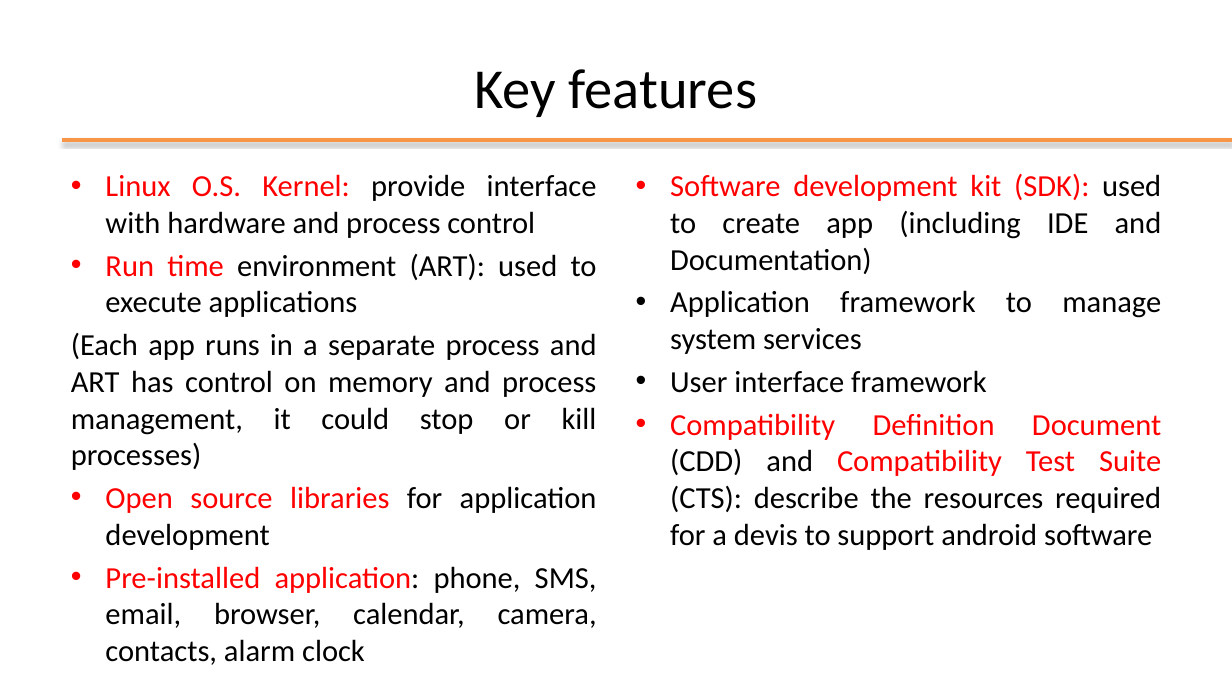
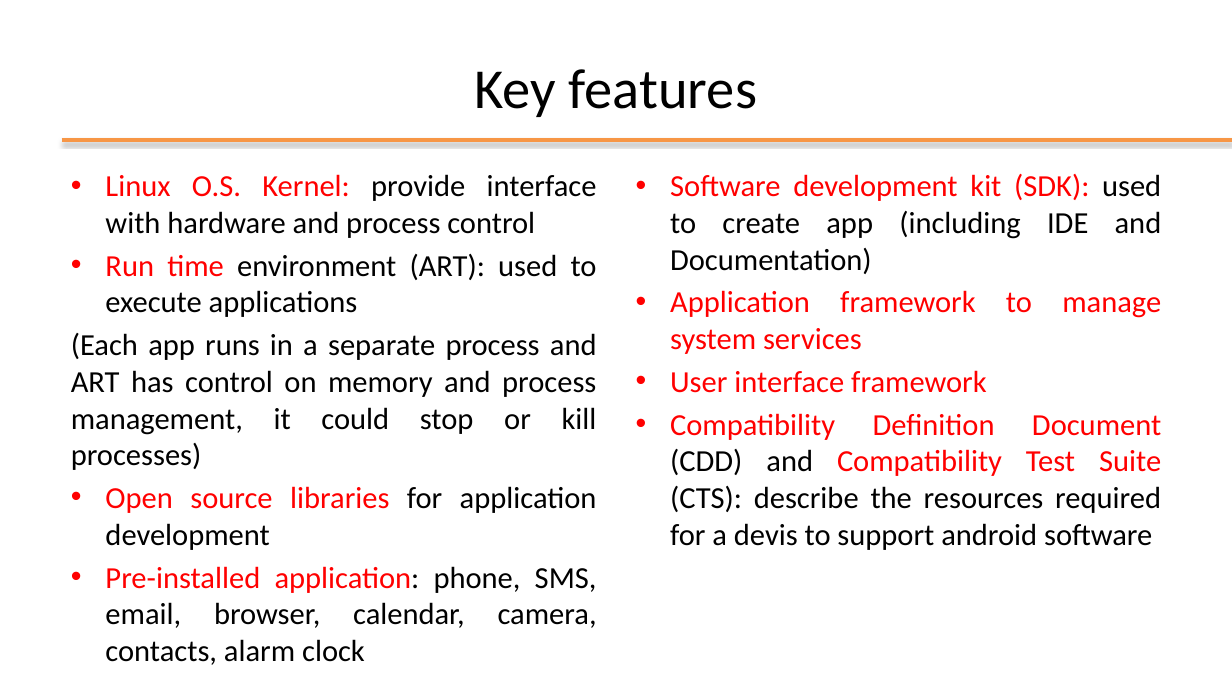
Before and after one commit to kevinmala00/ATTIVITA-PROGETTUALE, a slide deck: slide 5 of slides/01 - Android Introduction.pptx. Drawn at 1232x693 pixels with LibreOffice and Linux fonts; fonts in the diff are those of the drawing; background and template pictures are left out. Boxes give left, top, right and bottom in pixels: in the first picture for what was removed or moved away, otherwise in the second. Text is boxed around its words. In the diff, an @@ line names an element or a change of style, - is before the commit and + after.

Commit message:
M1 -> COMPLETED (add android libraries and adroid framework)

```diff
--- a/slides/01 - Android Introduction.pptx
+++ b/slides/01 - Android Introduction.pptx
@@ text at [670,290,1161,393]: text colour #000000 to #FF0000 in "Application framework to manage system services", "User interface framework" @@
```
Also in this commit, not shown: 2 other slides changed, 2 slides added, 2 other files.
